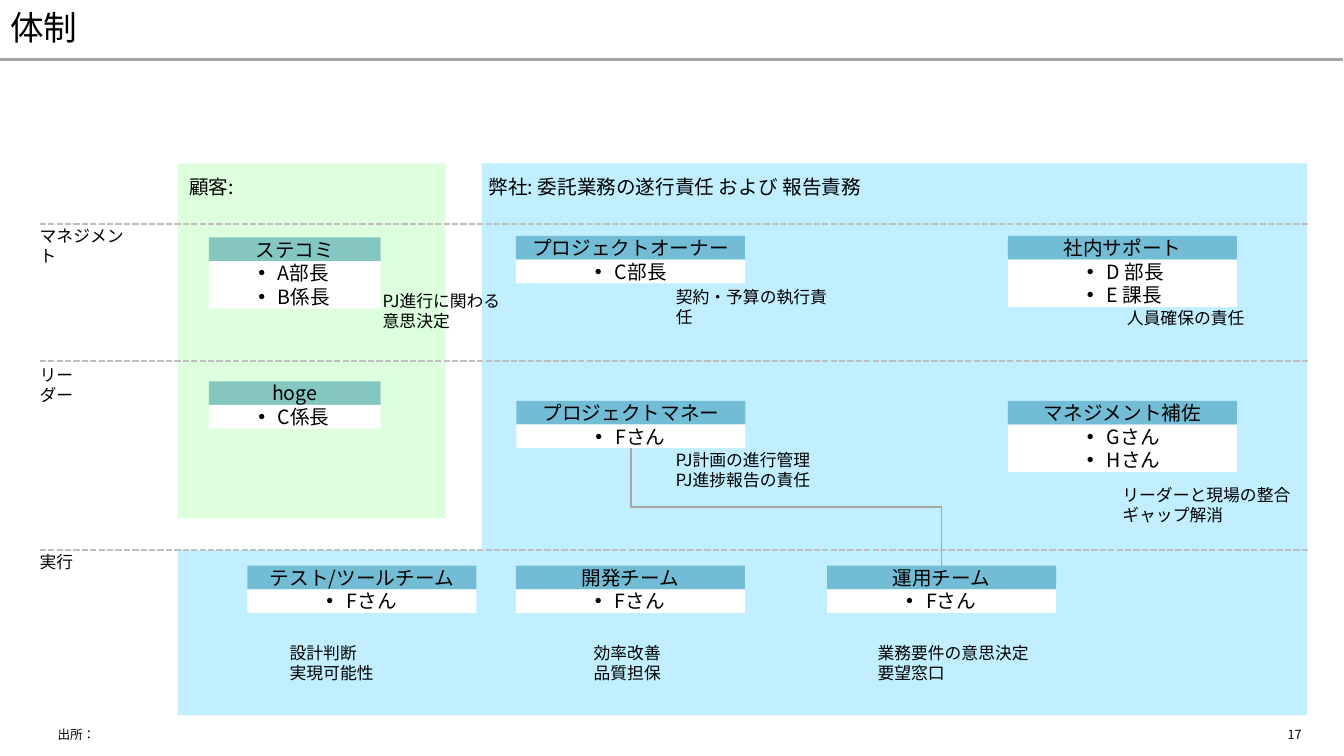
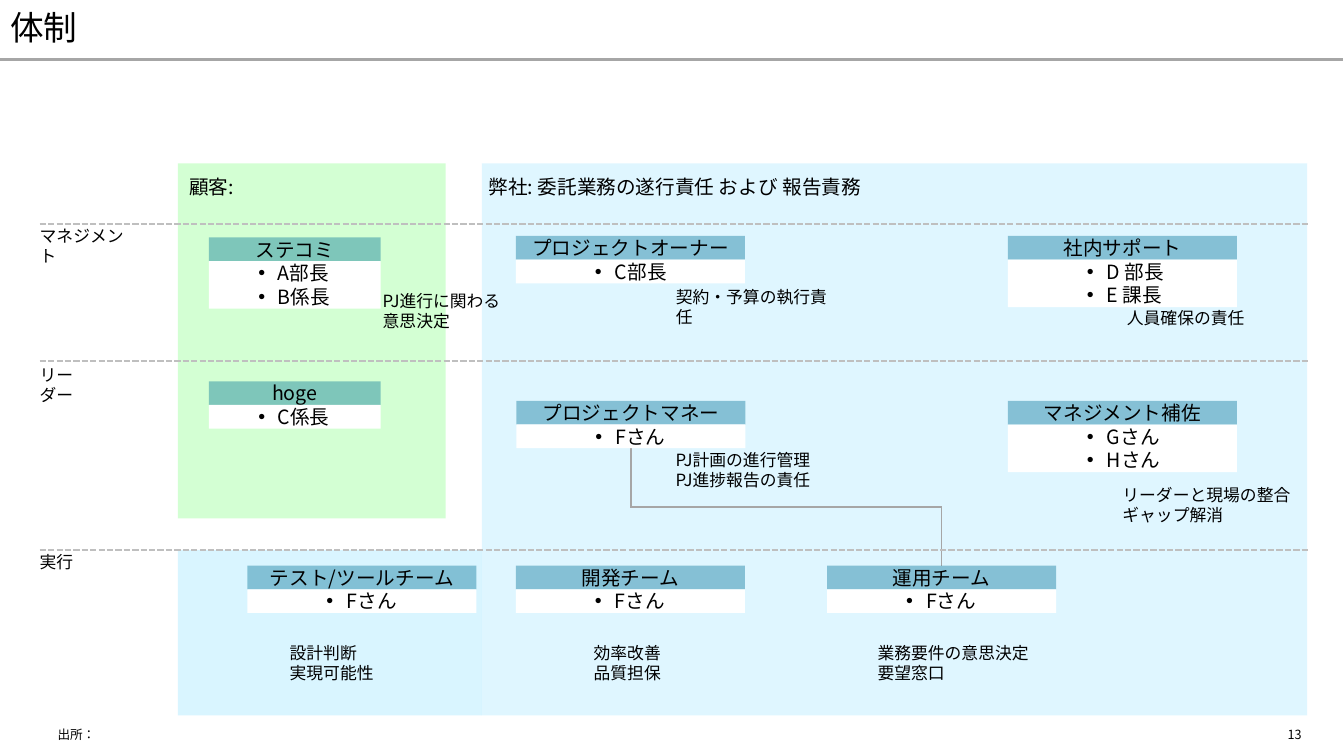
Before and after one commit to yuzucha16/dotfiles, a slide deck: slide 13 of office/Blank.potx (slide 17 before the commit). Drawn at 1344x756 pixels with LibreOffice and Linux fonts; fonts in the diff are those of the drawing. Boxes give left, top, right and bottom in pixels: in the first picture for what was removed or moved away, otherwise in the second. Text is boxed around its words. In the diff, an @@ line names an element or a change of style, - is before the commit and + after.

```diff
--- a/office/Blank.potx
+++ b/office/Blank.potx
@@ rectangle at [482, 163, 1308, 716]: fill #C1F0FF to #C1F0FF at 51% opacity @@
@@ rectangle at [177, 551, 482, 716]: fill #C1F0FF to #C1F0FF at 60% opacity @@
@@ page number at [1288, 729, 1302, 739]: text changed @@
-17
+13
```
Also in this commit, not shown: 16 other slides changed, 2 slides added, 6 slides removed.
